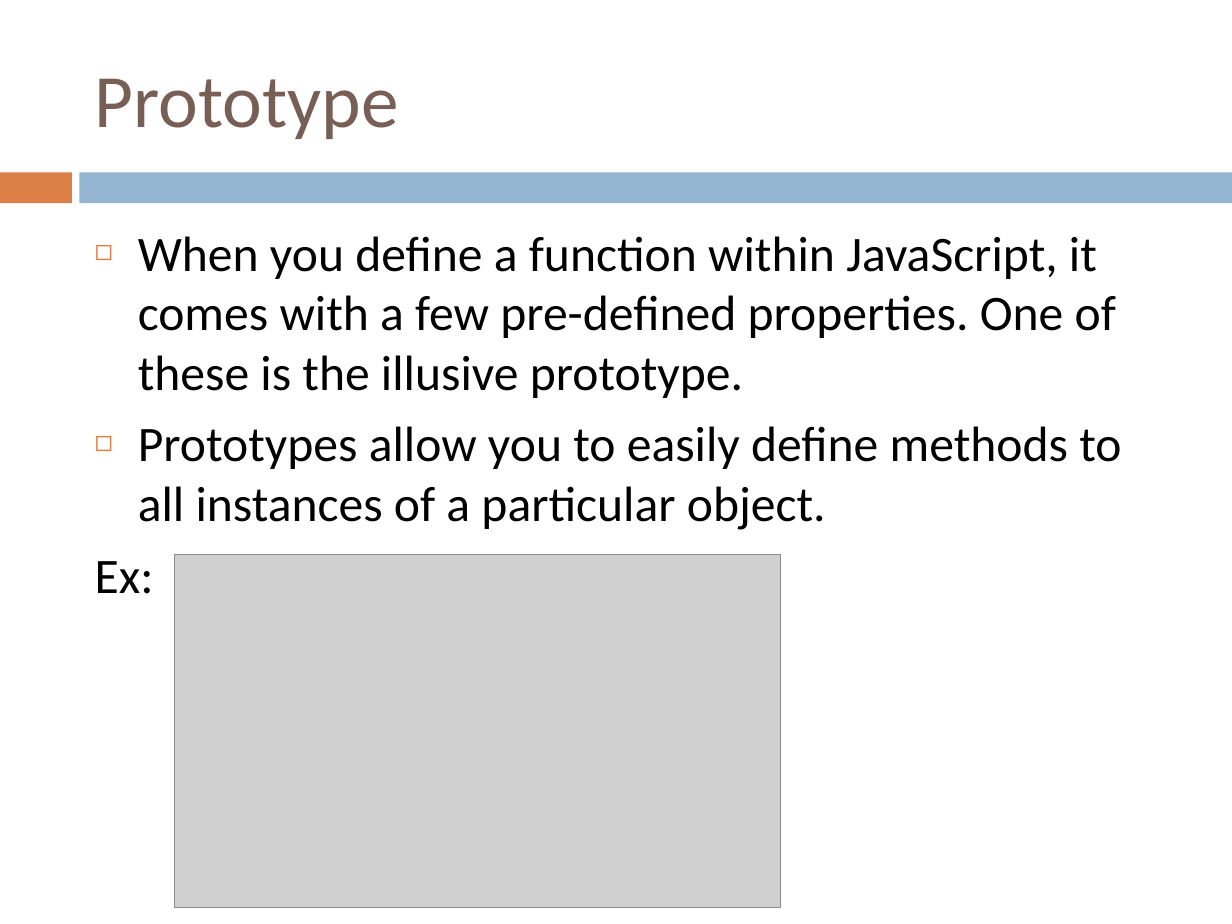
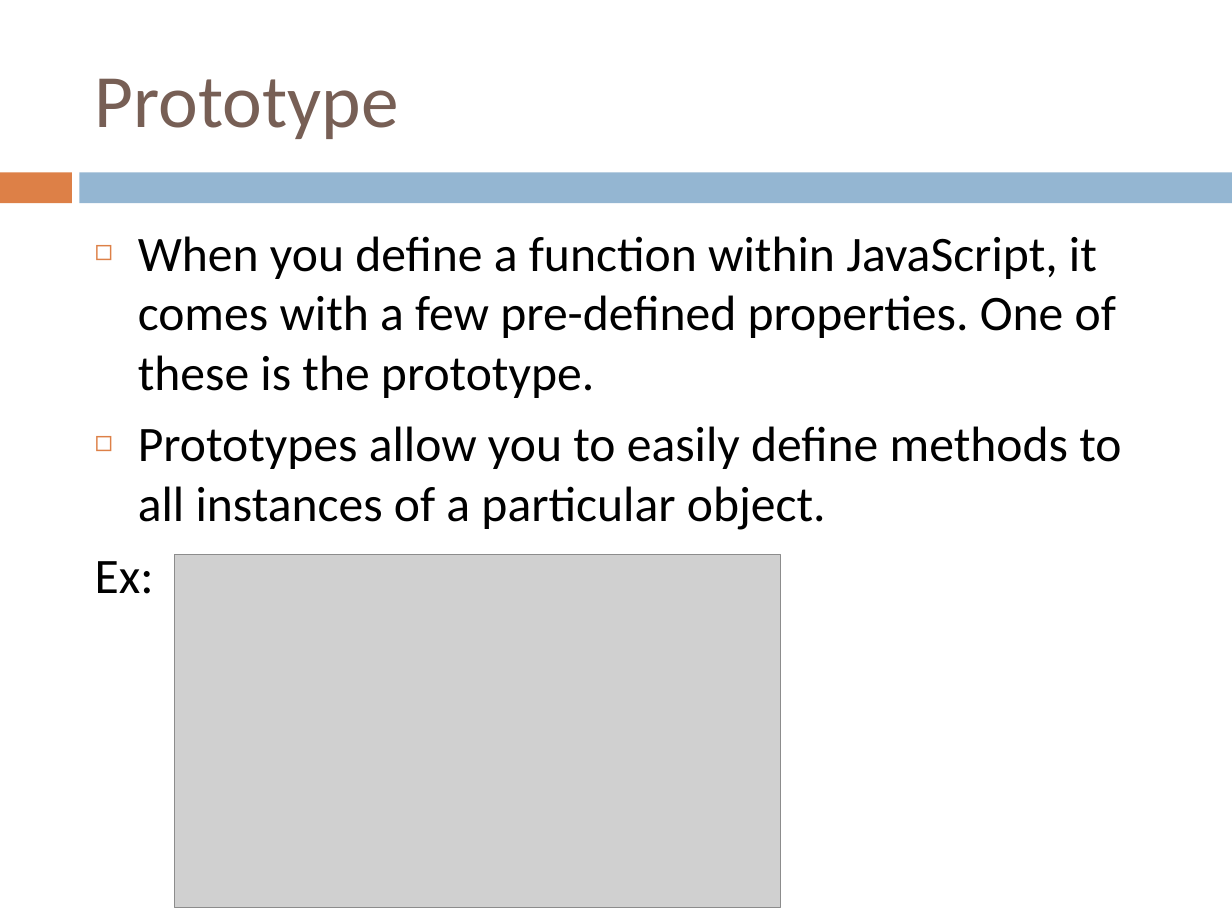
Before and after one commit to yedukondalurd/PPT, a slide deck: slide 16 of Advanced Javascript Day-1.pptx. Drawn at 1232x924 pixels with LibreOffice and Linux fonts; fonts in the diff are those of the drawing; grey boxes stand for pictures. Boxes give left, top, right and bottom in pixels: in the first picture for what was removed or moved away, otherwise in the second. Text is boxed around its words. In the diff, an @@ line names an element or a change of style, - is before the commit and + after.

```diff
--- a/Advanced Javascript Day-1.pptx
+++ b/Advanced Javascript Day-1.pptx
@@ text at (x1=138, y1=236, x2=1116, y2=398): text changed @@
-◻ When you define a function within JavaScript, it comes with a few pre-defined properties. One of these is the illusive prototype.
+◻ When you define a function within JavaScript, it comes with a few pre-defined properties. One of these is the prototype.
```
Also in this commit, not shown: 5 other slides changed, 9 other files.
